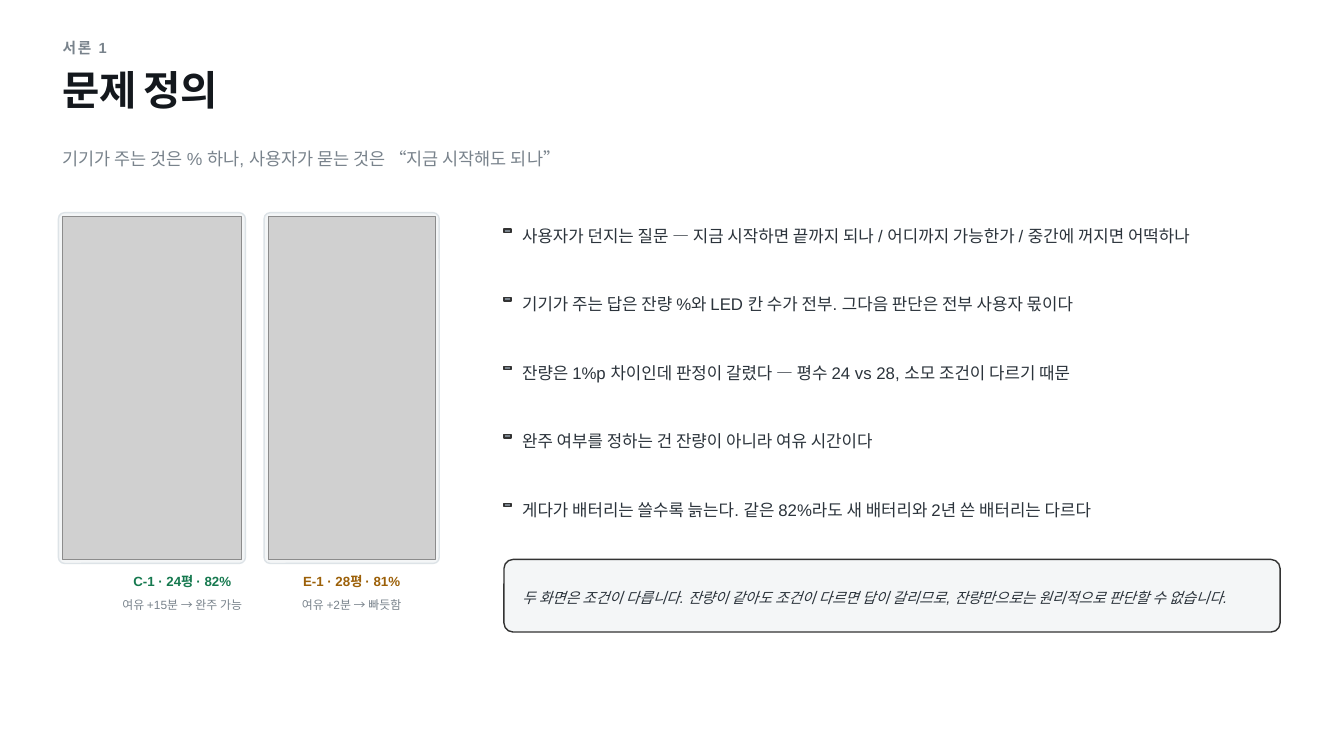
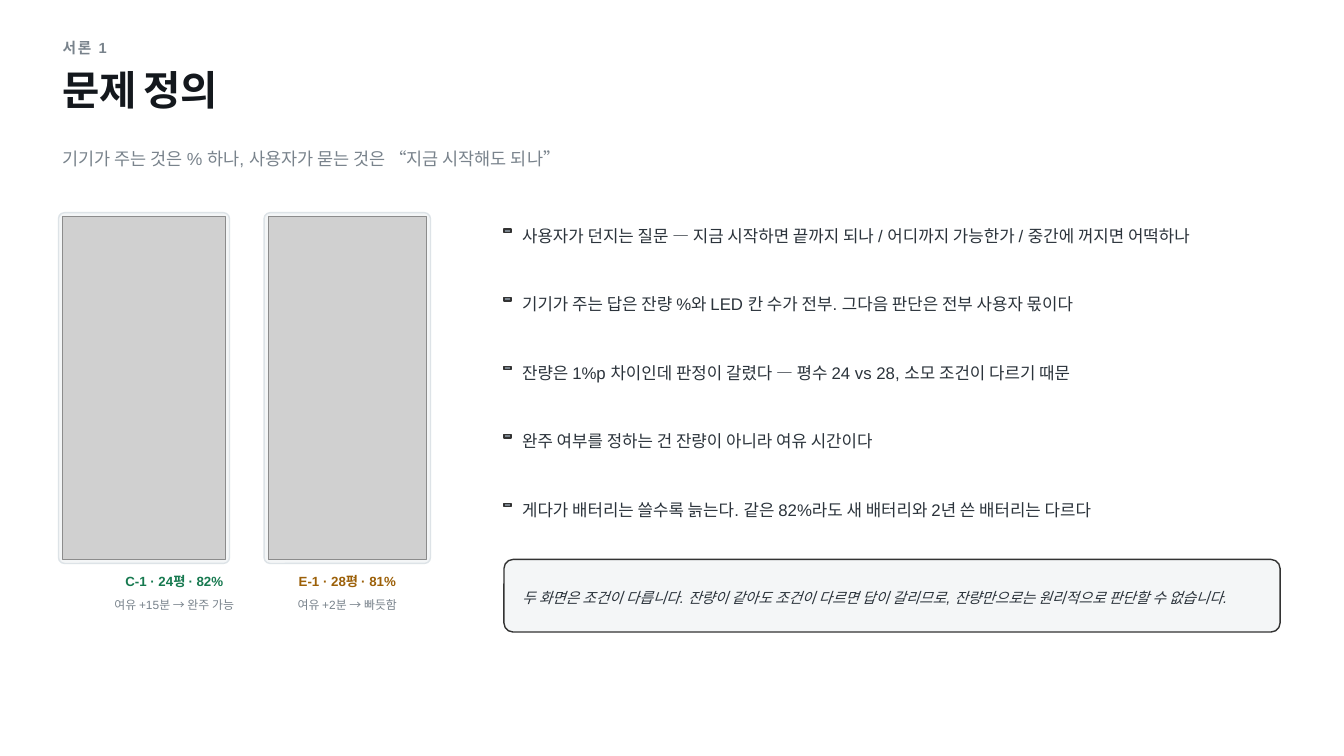
Before and after one commit to brothrone/a, a slide deck: slide 2 of 발표자료_배터리코칭.pptx. Drawn at 1344x756 pixels with LibreOffice and Linux fonts; fonts in the diff are those of the drawing; grey boxes stand for pictures. Boxes give left, top, right and bottom in pixels: in the first picture for what was removed or moved away, otherwise in the second. Text is boxed around its words. In the diff, an @@ line names an element or a change of style, - is before the commit and + after.

```diff
--- a/발표자료_배터리코칭.pptx
+++ b/발표자료_배터리코칭.pptx
@@ rounded rectangle at (58,213,230,564): proportions changed @@
@@ rounded rectangle: place and size @@
-rounded rectangle at (58,213,246,564)
+rounded rectangle at (58,213,230,564)
@@ picture: place and size @@
-picture at (63,217,242,560)
+picture at (63,217,226,560)
@@ rounded rectangle: place and size @@
-rounded rectangle at (264,213,440,564)
+rounded rectangle at (264,213,431,564)
@@ rounded rectangle at (264,213,431,564): proportions changed @@
@@ picture: place and size @@
-picture at (268,217,436,560)
+picture at (268,217,426,560)
@@ text "C-1 · 24평 · 82%": place and size @@
-text "C-1 · 24평 · 82%" at (133,576,232,587)
+text "C-1 · 24평 · 82%" at (125,576,224,587)
@@ text "여유 +15분 → 완주 가능": place and size @@
-text "여유 +15분 → 완주 가능" at (122,599,242,610)
+text "여유 +15분 → 완주 가능" at (114,599,234,610)
@@ text "E-1 · 28평 · 81%": place and size @@
-text "E-1 · 28평 · 81%" at (303,576,401,587)
+text "E-1 · 28평 · 81%" at (299,576,396,590)
@@ text "여유 +2분 → 빠듯함": place and size @@
-text "여유 +2분 → 빠듯함" at (302,599,401,610)
+text "여유 +2분 → 빠듯함" at (298,599,397,610)
```
Also in this commit, not shown: 4 other slides changed, 19 other files.
